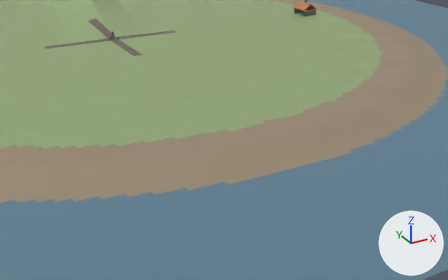
An edit to the Blender file tools/blender/world.blend, drawn before and after from the same camera.
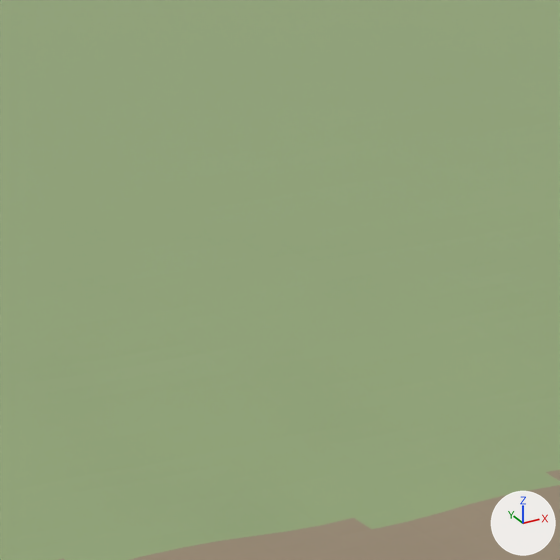
Each version is shown from a 50 mm camera at (-59.0, -176.1, 47.1) aimed at (-2.0, -72.5, -4.7), then close up on the part from 36% to 59% of the width and 12% to 49% of the height. Every picture has the same lights, and +X, +Y and +Z are marked at lower right. The older version's two pictures come first.

Objects in the first close-up: 'terrain_mesh'.
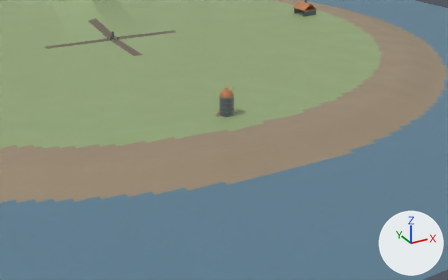
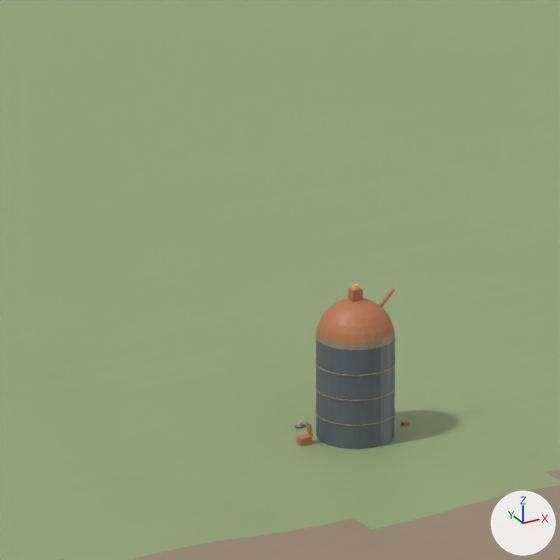
Location of each change, (x1, y1, x2, y2) in pixels of the close-ups (560 x 560 px):
'observatory_dome', added (brown): after (316, 298, 395, 350)
'observatory_shaft_segment_4', added: after (316, 339, 395, 375)
'observatory_shaft_segment_3', added: after (316, 366, 395, 400)
'observatory_shaft_segment_2', added: after (316, 390, 395, 425)
'observatory_shaft_segment_1', added: after (316, 414, 395, 449)
'observatory_cupola_cube', added: after (348, 288, 363, 301)
'observatory_artifact_chest_body', added: after (296, 434, 312, 446)
'observatory_shaft_mortar_3', added: after (315, 359, 396, 376)
'observatory_shaft_mortar_1', added: after (315, 409, 395, 426)
'observatory_shaft_mortar_2', added: after (315, 384, 395, 401)
'observatory_telescope_tube', added: after (379, 288, 395, 307)
'observatory_artifact_chest_lid', added: after (306, 422, 313, 437)

Diff of the bpy script that builds the scene:
```diff
--- a/tools/blender/world.blend.py
+++ b/tools/blender/world.blend.py
@@ ob_observatory_artifact_chest_lid @@
+ob_observatory_artifact_chest_lid = bpy.data.objects.new('observatory_artifact_chest_lid', me_observatory_artifact_chest_lid_mesh)  # a box spanning x -0.25..0.25, y -0.175..0.175, z -0.015..0.015
+ob_observatory_artifact_chest_lid.location = (-1.98, -70.0, 0.38)
+ob_observatory_artifact_chest_lid.rotation_euler = (0.0, -1.396, 3.142)  # degrees (0, -80, 180)
@@ ob_observatory_artifact_chest_body @@
+ob_observatory_artifact_chest_body = bpy.data.objects.new('observatory_artifact_chest_body', me_observatory_artifact_chest_body_mesh)  # a box spanning x -0.25..0.25, y -0.175..0.175, z -0.15..0.15
+ob_observatory_artifact_chest_body.location = (-2.2, -70.0, -0.02)
@@ ob_observatory_telescope_tube @@
+ob_observatory_telescope_tube = bpy.data.objects.new('observatory_telescope_tube', me_observatory_telescope_tube_mesh)  # a 16-sided cylinder along z spanning x -0.08..0.08, y -0.08..0.08, z -0.4..0.4
+ob_observatory_telescope_tube.location = (1.35, -70.0, 5.09)
+ob_observatory_telescope_tube.rotation_euler = (0.0, 0.785, 0.0)  # degrees (0, 45, 0)
@@ ob_observatory_cupola_cube @@
+ob_observatory_cupola_cube = bpy.data.objects.new('observatory_cupola_cube', me_observatory_cupola_cube_mesh)  # a box spanning x -0.2..0.2, y -0.2..0.2, z -0.2..0.2
+ob_observatory_cupola_cube.location = (0.0, -70.0, 5.46)
@@ ob_observatory_dome @@
+ob_observatory_dome = bpy.data.objects.new('observatory_dome', me_observatory_dome_mesh)  # 193 vertices, 192 faces; spans x -1.5..1.5, y -1.5..1.5, z 0.0..1.5
+ob_observatory_dome.location = (0.0, -70.0, 3.76)
@@ ob_observatory_shaft_mortar_3 @@
+ob_observatory_shaft_mortar_3 = bpy.data.objects.new('observatory_shaft_mortar_3', me_observatory_shaft_mortar_3_mesh)  # a 32-sided cylinder along z spanning x -1.53..1.53, y -1.53..1.53, z -0.02..0.02
+ob_observatory_shaft_mortar_3.location = (0.0, -70.0, 2.76)
@@ ob_observatory_shaft_mortar_2 @@
+ob_observatory_shaft_mortar_2 = bpy.data.objects.new('observatory_shaft_mortar_2', me_observatory_shaft_mortar_3_mesh.copy())
+ob_observatory_shaft_mortar_2.location = (0.0, -70.0, 1.76)
@@ ob_observatory_shaft_mortar_1 @@
+ob_observatory_shaft_mortar_1 = bpy.data.objects.new('observatory_shaft_mortar_1', me_observatory_shaft_mortar_3_mesh.copy())
+ob_observatory_shaft_mortar_1.location = (0.0, -70.0, 0.76)
@@ ob_observatory_shaft_segment_4 @@
+ob_observatory_shaft_segment_4 = bpy.data.objects.new('observatory_shaft_segment_4', me_observatory_shaft_segment_4_mesh)  # a 32-sided cylinder along z spanning x -1.5..1.5, y -1.5..1.5, z -0.5..0.5
+ob_observatory_shaft_segment_4.location = (0.0, -70.0, 3.26)
@@ ob_observatory_shaft_segment_3 @@
+ob_observatory_shaft_segment_3 = bpy.data.objects.new('observatory_shaft_segment_3', me_observatory_shaft_segment_4_mesh.copy())
+ob_observatory_shaft_segment_3.location = (0.0, -70.0, 2.26)
@@ ob_observatory_shaft_segment_2 @@
+ob_observatory_shaft_segment_2 = bpy.data.objects.new('observatory_shaft_segment_2', me_observatory_shaft_segment_4_mesh.copy())
+ob_observatory_shaft_segment_2.location = (0.0, -70.0, 1.26)
@@ ob_observatory_shaft_segment_1 @@
+ob_observatory_shaft_segment_1 = bpy.data.objects.new('observatory_shaft_segment_1', me_observatory_shaft_segment_4_mesh.copy())
+ob_observatory_shaft_segment_1.location = (0.0, -70.0, 0.26)
```
